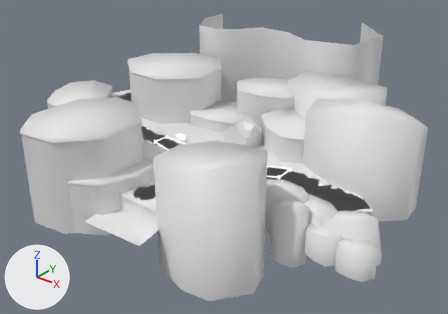
A saved change to the glTF model Levels/Lobby/Imported/lobby.glb.
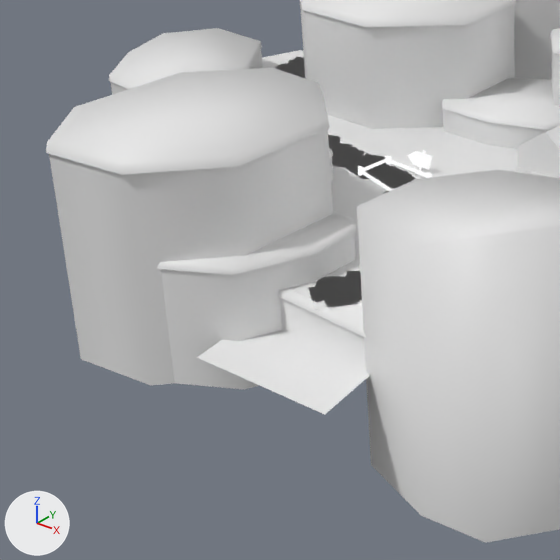
Old and new are each drawn whole from a camera (50 mm lens) standing at (61.2, -76.7, 46.6) and looking at (-3.7, 4.4, -3.7) and again close up on the part from 0% to 54% of the width and 22% to 98% of the height. Every picture has the same lights, and +X, +Y and +Z are marked at lower left. The last two pictures show the newer version. Objects named as collision shapes, trigger or cutter boxes, shadow casters or lower levels of detail are left out. Where no turn or scale is listed for an object, it has been applied to the vertices. Vertices at exactly the same position are counted once.

Names of what the first close-up shows: 'Deslevel.002', 'Deslevel.003', 'Deslevel.005', 'Deslevel.007', 'Deslevel.090', 'Deslevel.091', 'Deslevel.092', 'House', 'floor', 'floor_path' and 5 more.
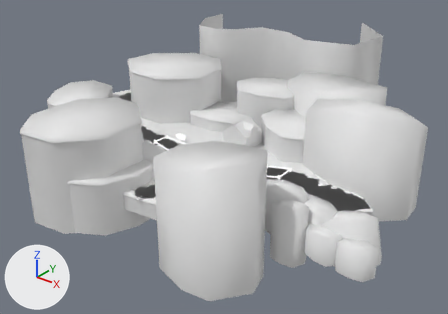
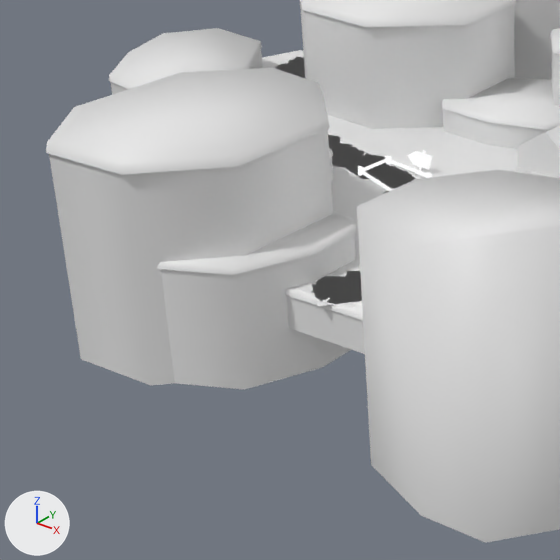
Where the change shows, as pixel boxes (x1, y1, x2, y2) in the close-ups (560 x 560 px; the box of a moved part takes in the faces that stretch with it):
'floor', reshaped: before (197, 50, 518, 414); after (262, 50, 518, 354)
part 1 of me_cube_009, cut back: before (197, 288, 370, 414); after (285, 288, 365, 354)
part 2 of me_plane_001, moved or reshaped: before (292, 278, 344, 302); after (296, 275, 351, 301)
part 3 of me_plane_001, moved or reshaped: before (309, 283, 361, 309); after (312, 281, 362, 306)
part 4 of me_plane_001, moved or reshaped: before (324, 292, 358, 310); after (327, 290, 362, 307)

What changed in the scene script:
```text
Change me_cube_009:
    used by ob_floor; location = (0.0, 0.0, 0.0)
    verts and faces of me_cube_009; kept vertices keep their numbers, new ones are numbered from 36
    before: 7 (5.0, -21.7, 0.0), 23 (-6.2, -21.4, -3.0), 24 (5.0, -21.7, -3.0), 25 (-5.2, -27.3, -3.0) at pixel (196, 357), 26 (6.0, -26.7, -3.0) at pixel (324, 414)
    before: 33 (5.0, -21.7, -0.1), 34 (-6.2, -21.4, -0.1), 35 (5.0, -21.8, -0.4) at pixel (368, 339)
    remove me_cube_009.from_pydata(...)  # 36 vertices, 40 faces; spans x -38.7..26.6, y -27.3..16.9, z -3.0..0.0
    add me_cube_009.from_pydata(...)  # 34 vertices, 38 faces; spans x -38.7..26.6, y -21.5..16.9, z -3.0..0.0
    me_cube_009 part 1
    add delete_vertices([24, 25, 26])  # with the faces that use them
    add for i in [7, 33, 35]: verts[i] += (1.4, 1.9, 0.0)
    add verts[36] = (6.4, -19.8, -3.0)
    add faces += [(23, 36, 34), (33, 34, 36)]
Change me_plane_001:
    used by ob_floor_path; location = (0.0, 0.0, 0.0)
    remove me_plane_001.from_pydata(...)  # 744 vertices, 372 faces; spans x -36.1..29.5, y -21.7..13.2, z 0.0
    add me_plane_001.from_pydata(...)  # 744 vertices, 372 faces; spans x -36.1..29.5, y -21.3..13.2, z 0.0
    me_plane_001 part 2: the loose piece of 4 vertices spanning x -2.8..-0.2, y -21.0..-18.4, z 0.0 is moved by (0.0, 0.4, 0.0)
    me_plane_001 part 3: the loose piece of 4 vertices spanning x -2.2..2.0, y -21.7..-17.5, z 0.0 is moved by (-0.1, 0.4, 0.0)
    me_plane_001 part 4
    me_plane_001.vertices[172].co: (1.0, -21.2, 0.0) -> (2.0, -20.0, 0.0)  # pixel (329, 310) -> pixel (353, 307)
    me_plane_001.vertices[173].co: (2.0, -19.6, 0.0) -> (1.4, -18.2, 0.0)  # pixel (358, 305) -> not seen
    me_plane_001.vertices[174].co: (-0.7, -20.3, 0.0) -> (0.1, -20.6, 0.0)  # pixel (321, 296) -> pixel (326, 302)
    me_plane_001.vertices[175].co: (0.3, -18.6, 0.0) -> (-0.5, -18.8, 0.0)  # pixel (350, 291) -> pixel (340, 288)
```
